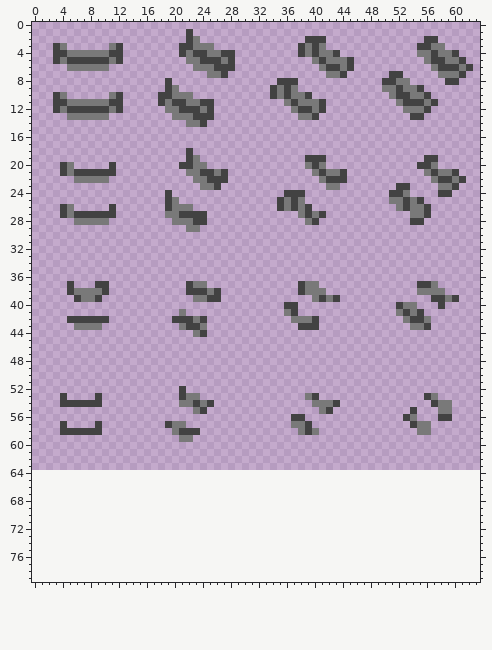
Sprite sheet -- assets/textures/tire_atlas.png. Above: the version before the commit.
The file is 64x64 pixels. The old version is drawn lined up with the new one, on the new canvas.
The result:
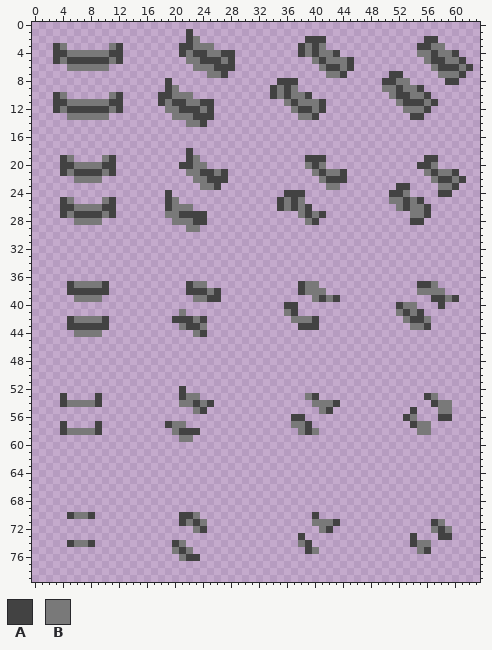
Palette (. is transparent): A #424242  B #797979
From old to new:
canvas 64x64 -> 64x80
y 19: x 4..5 .. -> AB; x 10..11 .. -> BA
y 20: x 5..10 B..... -> ABBBBA
y 21: x 10 A -> B
y 22: x 10 B -> .
y 25: x 4..5 .. -> AB; x 10..11 .. -> BA
y 26: x 5..10 B..... -> ABBBBA
y 27: x 10 A -> B
y 28: x 10 B -> .
y 37: x 6..9 ...A -> BBBB
y 38: x 6..9 BBBB -> AAAA
y 39: x 6 A -> B; x 9 A -> B
y 42: x 6..9 AAAA -> BBBB
y 43: x 5..10 .BBBB. -> AAAAAA
y 44: x 6..9 .... -> BBBB
y 54: x 5..8 AAAA -> BBBB
y 58: x 5..8 AAAA -> BBBB
y 70: x 5..8 .... -> ABBA; x 21..23 ... -> AAB; x 40 . -> A
y 71: x 21..24 .... -> ABAB; x 40..43 .... -> BBBA; x 57..58 .. -> AB
y 72: x 23..24 .. -> BA; x 41..42 .. -> BA; x 57..59 ... -> BAB
y 73: x 38 . -> A; x 54 . -> A; x 58..59 .. -> AA
y 74: x 5..8 .... -> ABBA; x 20..21 .. -> AB; x 38..39 .. -> BA; x 54..56 ... -> ABB
y 75: x 20..22 ... -> BAB; x 39..40 .. -> AB; x 55..56 .. -> BA
y 76: x 21..23 ... -> BAA
Where, in picture pixels (left, top, right, bottom), the same in both pictures:
changed: (60, 155, 116, 225)
changed: (67, 281, 109, 337)
changed: (67, 400, 95, 435)
added: (67, 512, 95, 547)
added: (172, 512, 207, 561)
added: (298, 512, 340, 554)
added: (410, 519, 452, 554)
